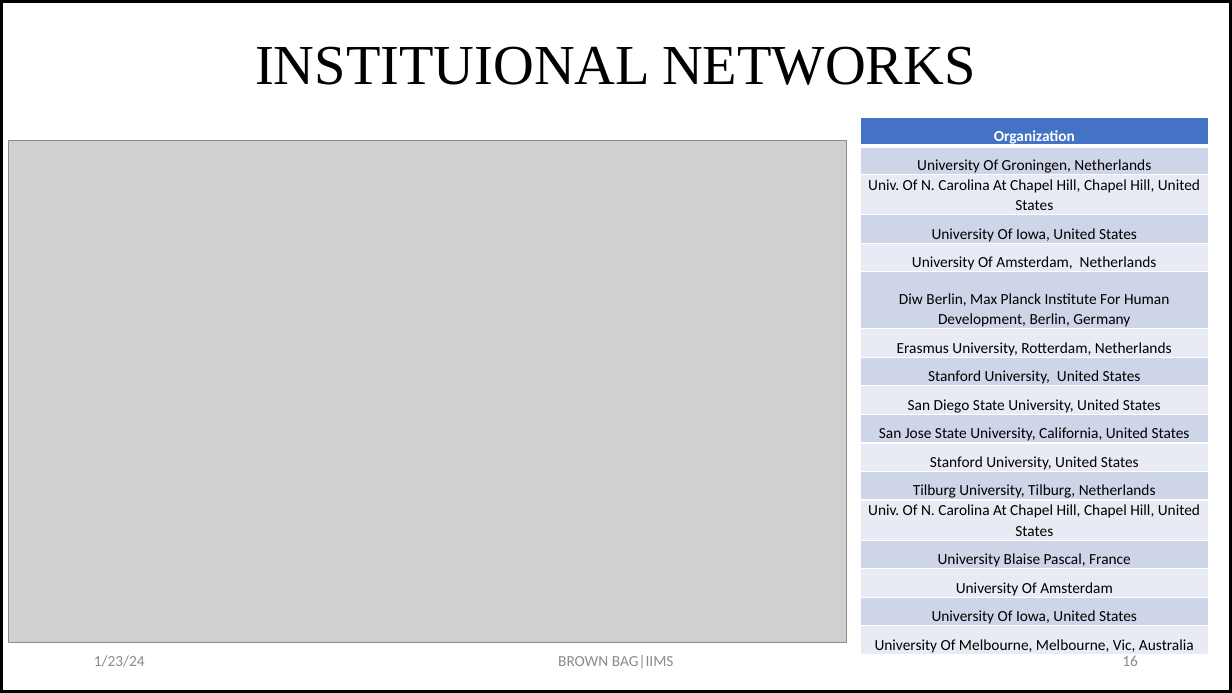
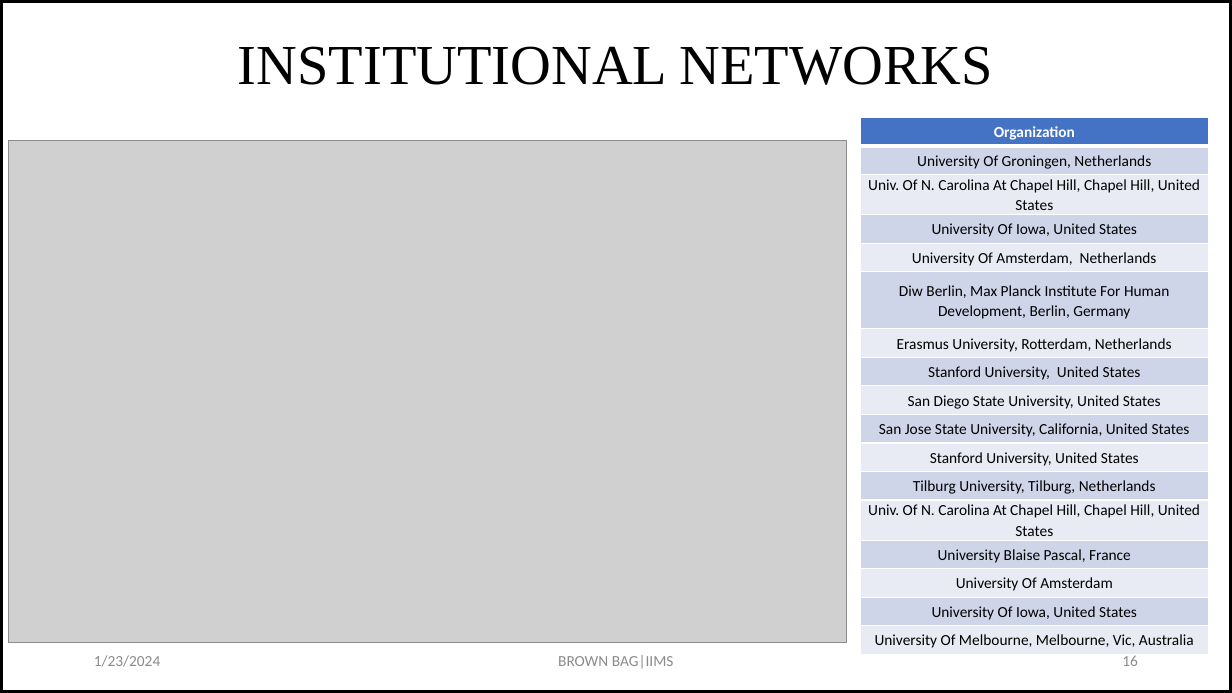
Before and after one commit to drkbhere/Retraction-Analysis, a slide deck: slide 16 of Brownbag-updated.pptx. Drawn at 1232x693 pixels with LibreOffice and Linux fonts; fonts in the diff are those of the drawing; grey boxes stand for pictures. Boxes give left, top, right and bottom in pixels: in the first picture for what was removed or moved away, otherwise in the second. Text is boxed around its words. In the diff, an @@ line names an element or a change of style, - is before the commit and + after.

```diff
--- a/Brownbag-updated.pptx
+++ b/Brownbag-updated.pptx
@@ title at [238,46,992,85]: text changed @@
-INSTITUIONAL NETWORKS
+INSTITUTIONAL NETWORKS
@@ table: place and size @@
-table at [860,117,1208,657]
+table at [860,117,1208,652]
@@ text at [94,655,160,667]: text changed @@
-1/23/24
+1/23/2024
```
Also in this commit, not shown: 25 other slides changed, 1 slide added, 1 other file.
